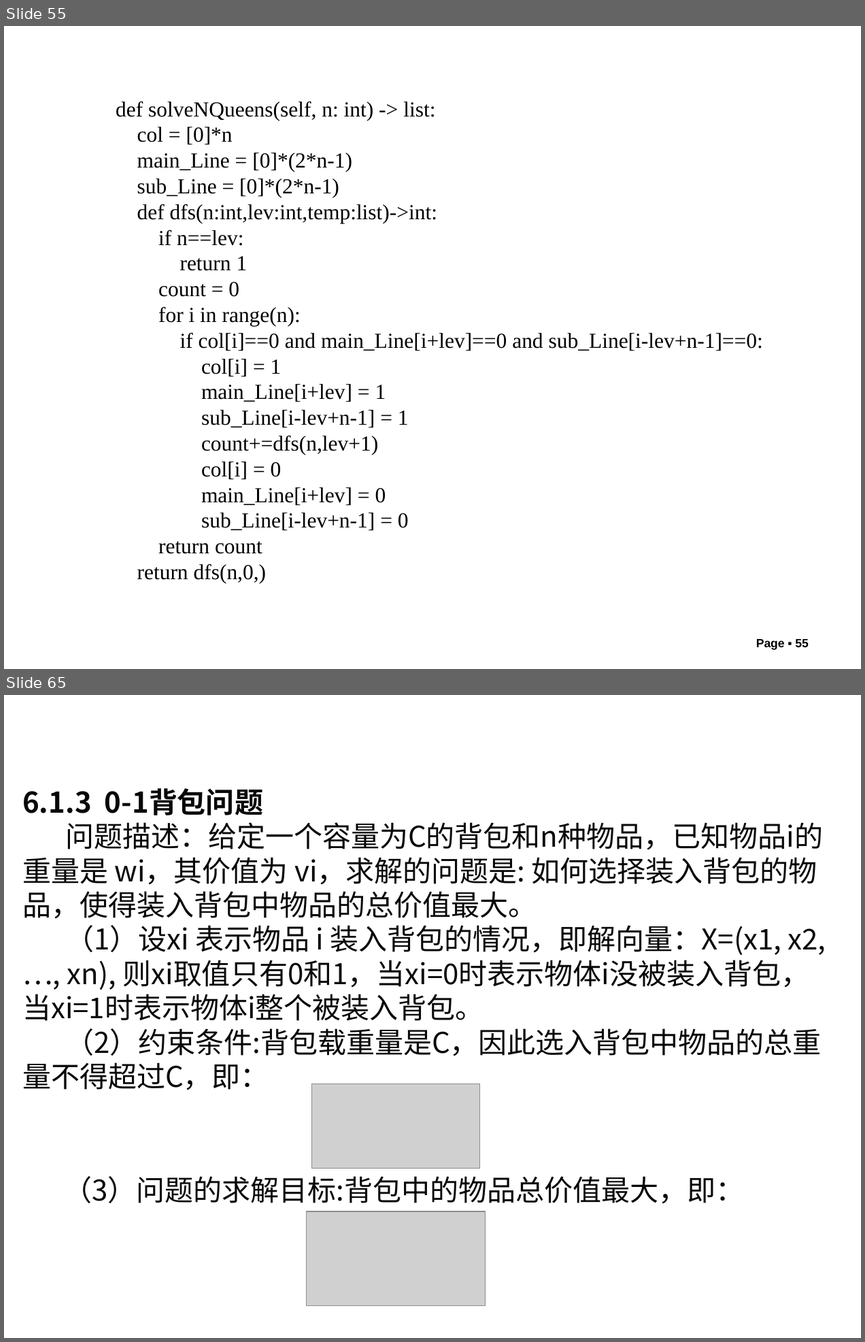
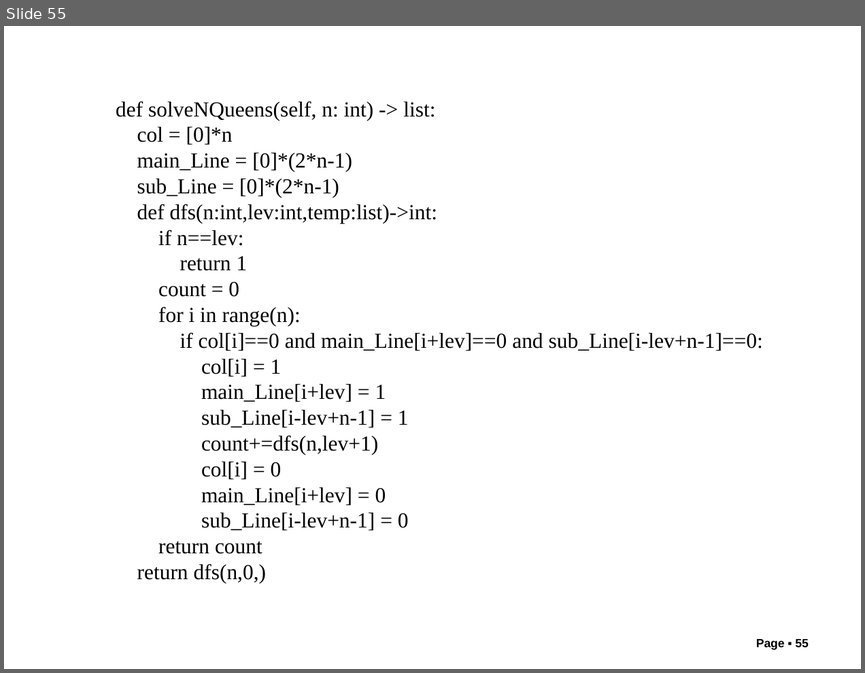
Before and after one commit to liutongling/DP, a slide deck: file/第6章 回朔法.pptx. Shown one above the other, each under a label of ours: slides 55 and 65 before the commit, slide 55 after it; the slides between them are not shown. The pictures are 865x1342 and 865x673 pixels, drawn with LibreOffice and Linux fonts; fonts in the diff are those of the drawing; grey boxes stand for pictures; background and template pictures are left out. Boxes give left, top, right and bottom in pixels: in the first picture for what was removed or moved away, otherwise in the second. Text is boxed around its words. In the diff, an @@ line names an element or a change of style, - is before the commit and + after.

```diff
--- a/file/第6章 回朔法.pptx
+++ b/file/第6章 回朔法.pptx
@@ slide 65 removed at (4,695,861,1338), background #FFFFFF @@
@@ text removed at (22,788,826,1090) @@
-6.1.3 0-1背包问题
-问题描述：给定一个容量为C的背包和n种物品，已知物品i的重量是 wi，其价值为 vi，求解的问题是: 如何选择装入背包的物品，使得装入背包中物品的总价值最大。
-（1）设xi 表示物品 i 装入背包的情况，即解向量：X=(x1, x2, …, xn), 则xi取值只有0和1，当xi=0时表示物体i没被装入背包，当xi=1时表示物体i整个被装入背包。
-（2）约束条件:背包载重量是C，因此选入背包中物品的总重量不得超过C，即：
@@ picture removed at (311,1084,479,1168) @@
@@ text removed at (64,1176,745,1204) @@
-（3）问题的求解目标:背包中的物品总价值最大，即：
@@ picture removed at (307,1211,485,1305) @@
```
Also in this commit, not shown: 29 other slides removed, 5 other files.
